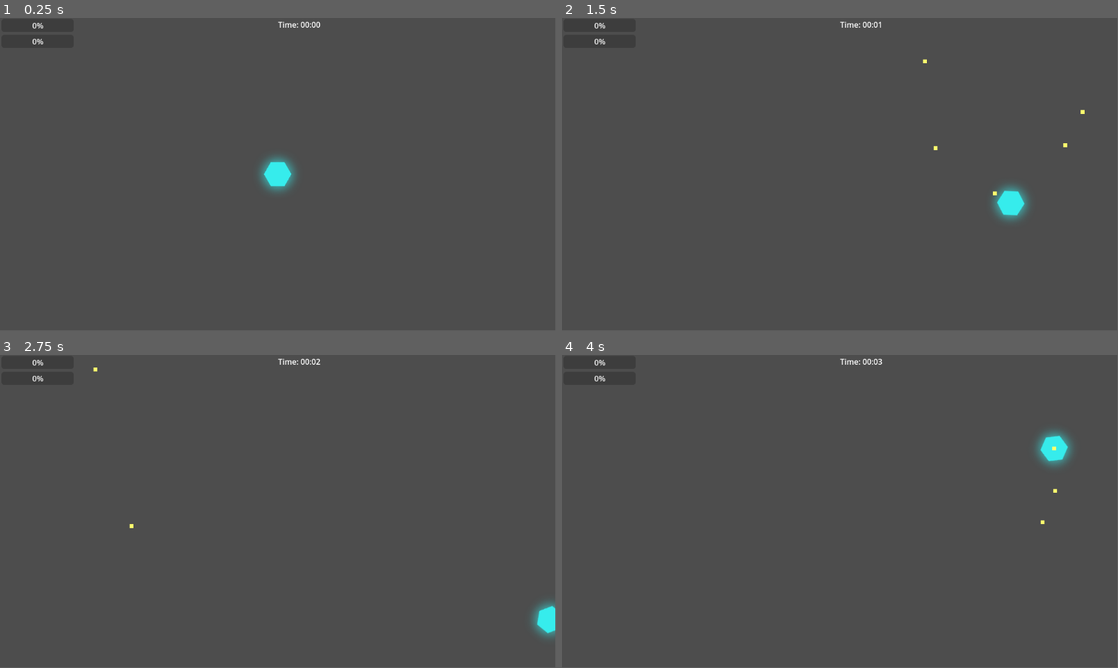
Above: before the commit, frames 1-4 (two rows, left to right).
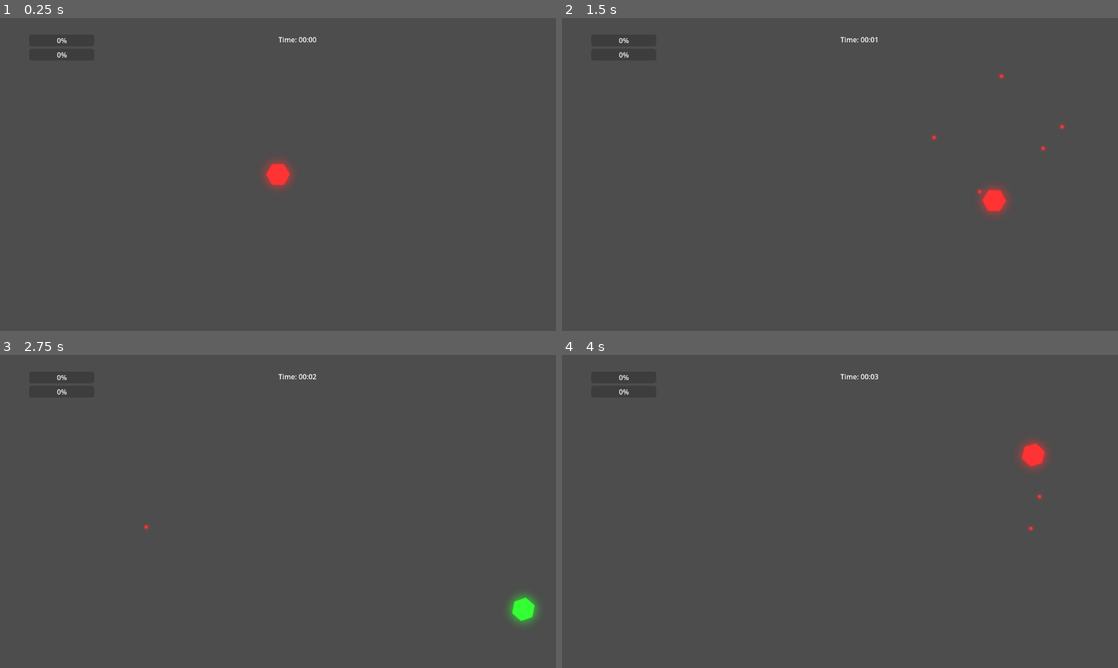
Above: after the commit, the same moments.

Repository: E3-Hub/major-jam-7
Game: Godot game, scene res://scenes/world/main.tscn
Two runs of this game, one before a commit and one after it. Both use one fixed random seed, a clock stepped at 60 frames per second and the inputs below.
Inputs (mouse positions are in pixels of both pictures, inside the frame that each line leads up to):
- Up to frame 1 (0.25 s): no input
- Up to frame 2 (1.5 s): tap Enter at 0.5 s; move the mouse to (962, 158) at 0.52 s; press the mouse at (962, 158) at 0.53 s; hold D (move_right) 0.53-1.28 s; tap Space (dash) at 0.6 s; move the mouse to (728, 190) at 1.27 s; release the mouse at (728, 190) at 1.28 s; hold S (move_down) from 1.28 s (still down); click (728, 190) at 1.35 s
- Up to frame 3 (2.75 s): tap Q (cycle_color_next, bound only after the commit) at 1.55, 2.1 s; move the mouse to (333, 442) at 2.02 s; release S (move_down) at 2.03 s; hold D (move_right) from 2.03 s (still down); tap E (cycle_color_prev, bound only after the commit) at 2.3 s
- Up to frame 4 (4 s): move the mouse to (812, 574) at 2.77 s; release D (move_right) at 2.78 s; hold W (move_up) 2.78-3.53 s; tap E (cycle_color_prev, bound only after the commit) at 2.85 s; tap Space (dash) at 3.05, 3.6 s; move the mouse to (1006, 558) at 3.52 s; press the mouse at (1006, 558) at 3.53 s; hold A (move_left) from 3.53 s (still down)
In our replay, the window is 799x449 before the commit and 800x450 after it. These sizes can differ from the game's own. Grey fills any space a smaller window leaves; there, only what the larger window draws over its background counts as a difference.

The runs differ from the first frame. In frame 1, 0.8% of the frame differs, in the area x 5-58%, y 1-56%; in frame 2, 1.2%; in frame 3, 1.1%; in frame 4, 1.2%, in the area x 5-92%, y 1-57%.

Commit message:
success color system

Diff:
--- /dev/null
+++ b/assets/shaders/color_change.gdshader
@@ -0,0 +1,12 @@
+shader_type canvas_item;
+
+uniform vec4 target_color : source_color = vec4(1.0, 1.0, 1.0, 1.0);
+uniform float color_intensity : hint_range(0.0, 2.0) = 1.0;
+
+void fragment() {
+    vec4 tex_color = texture(TEXTURE, UV);
+
+    // Replace all pixels with target color, keeping original alpha
+    COLOR.rgb = target_color.rgb * color_intensity;
+    COLOR.a = tex_color.a;
+}
--- a/project.godot
+++ b/project.godot
@@ -22,6 +22,11 @@
 [debug]
 
 gdscript/warnings/unused_parameter=0
+
+[display]
+
+window/size/viewport_width=1280
+window/size/viewport_height=720
 
 [input]
 
@@ -55,6 +60,16 @@
 "events": [null, Object(InputEventKey,"resource_local_to_scene":false,"resource_name":"","device":0,"window_id":0,"alt_ …(195 unchanged characters)…
 ]
 }
+cycle_color_next={
+"deadzone": 0.2,
+"events": [Object(InputEventKey,"resource_local_to_scene":false,"resource_name":"","device":-1,"window_id":0,"alt_pressed":false,"shift_pressed":false,"ctrl_pressed":false,"meta_pressed":false,"pressed":false,"keycode":0,"physical_keycode":81,"key_label":0,"unicode":113,"location":0,"echo":false,"script":null)
+]
+}
+cycle_color_prev={
+"deadzone": 0.2,
+"events": [Object(InputEventKey,"resource_local_to_scene":false,"resource_name":"","device":-1,"window_id":0,"alt_pressed":false,"shift_pressed":false,"ctrl_pressed":false,"meta_pressed":false,"pressed":false,"keycode":0,"physical_keycode":69,"key_label":0,"unicode":101,"location":0,"echo":false,"script":null)
+]
+}
 
 [layer_names]
 
--- /dev/null
+++ b/scenes/enemies/base_enemy.tscn
@@ -0,0 +1,24 @@
+[gd_scene load_steps=5 format=3 uid="uid://qpyt28bmnfkj"]
+
+[ext_resource type="Script" uid="uid://rff1ko82ysgi" path="res://scripts/enemies/base_enemy.gd" id="1_r5xb8"]
+[ext_resource type="Shader" uid="uid://ct66c7vhhyphg" path="res://assets/shaders/color_change.gdshader" id="2_lkvl6"]
+[ext_resource type="Script" uid="uid://cli6kjrioa6kv" path="res://scripts/systems/health_system.gd" id="3_n763p"]
+
+[sub_resource type="ShaderMaterial" id="ShaderMaterial_ylyo2"]
+resource_local_to_scene = true
+shader = ExtResource("2_lkvl6")
+shader_parameter/target_color = Color(1, 1, 1, 1)
+shader_parameter/color_intensity = 1.0
+
+[node name="BaseEnemy" type="CharacterBody2D"]
+script = ExtResource("1_r5xb8")
+metadata/_custom_type_script = "uid://rff1ko82ysgi"
+
+[node name="CollisionShape2D" type="CollisionShape2D" parent="."]
+
+[node name="Sprite2D" type="Sprite2D" parent="."]
+material = SubResource("ShaderMaterial_ylyo2")
+
+[node name="HealthSystem" type="Node" parent="."]
+script = ExtResource("3_n763p")
+metadata/_custom_type_script = "uid://cli6kjrioa6kv"
--- a/scenes/enemies/enemy_bullet.tscn
+++ b/scenes/enemies/enemy_bullet.tscn
@@ -1,20 +1,17 @@
-[gd_scene load_steps=3 format=3 uid="uid://cgxuk2rbjvolx"]
+[gd_scene load_steps=4 format=3 uid="uid://cgxuk2rbjvolx"]
 
-[ext_resource type="Script" uid="uid://b5uec580bp6dc" path="res://scripts/systems/bullet.gd" id="1_uhr6c"]
+[ext_resource type="Script" uid="uid://du3eqfbo6teov" path="res://scripts/enemies/enemy_bullet.gd" id="1_8gdk0"]
+[ext_resource type="Texture2D" uid="uid://b4pkoogiktogv" path="res://assets/enemies/enemy_bullet.png" id="2_8gdk0"]
 
-[sub_resource type="RectangleShape2D" id="RectangleShape2D_8gdk0"]
-size = Vector2(8, 8)
+[sub_resource type="CircleShape2D" id="CircleShape2D_w0ds1"]
+radius = 4.0
 
 [node name="EnemyBullet" type="Area2D"]
-script = ExtResource("1_uhr6c")
-is_player_bullet = false
+script = ExtResource("1_8gdk0")
 
 [node name="CollisionShape2D" type="CollisionShape2D" parent="."]
-shape = SubResource("RectangleShape2D_8gdk0")
+shape = SubResource("CircleShape2D_w0ds1")
 
-[node name="ColorRect" type="ColorRect" parent="."]
-offset_left = -4.0
-offset_top = -4.0
-offset_right = 4.0
-offset_bottom = 4.0
-color = Color(0.999995, 0.382383, 0.40297, 1)
+[node name="Sprite2D" type="Sprite2D" parent="."]
+scale = Vector2(0.5625, 0.5625)
+texture = ExtResource("2_8gdk0")
--- a/scenes/enemies/shooting_enemy.tscn
+++ b/scenes/enemies/shooting_enemy.tscn
@@ -1,25 +1,35 @@
-[gd_scene load_steps=6 format=3 uid="uid://78kvgyiyo5ih"]
+[gd_scene load_steps=8 format=3 uid="uid://d2romlyepgwxu"]
 
-[ext_resource type="Script" uid="uid://2qsqciy00tk0" path="res://scripts/systems/health_system.gd" id="1_5ipbc"]
-[ext_resource type="Script" uid="uid://cv3qoqqa75lau" path="res://scripts/enemies/shooting_enemy.gd" id="1_l333l"]
+[ext_resource type="PackedScene" uid="uid://qpyt28bmnfkj" path="res://scenes/enemies/base_enemy.tscn" id="1_5ipbc"]
+[ext_resource type="Script" uid="uid://fn25wmrgbm2v" path="res://scripts/enemies/shooting_enemy.gd" id="1_l333l"]
 [ext_resource type="PackedScene" uid="uid://cgxuk2rbjvolx" path="res://scenes/enemies/enemy_bullet.tscn" id="2_qgynv"]
+[ext_resource type="Shader" uid="uid://ct66c7vhhyphg" path="res://assets/shaders/color_change.gdshader" id="4_bghml"]
 [ext_resource type="Texture2D" uid="uid://cii7dqbxbrkds" path="res://assets/enemies/shooting_enemy.png" id="4_lq5po"]
 
-[sub_resource type="CircleShape2D" id="CircleShape2D_lq5po"]
-radius = 17.0
+[sub_resource type="CircleShape2D" id="CircleShape2D_l333l"]
+radius = 17.0294
 
-[node name="ShootingEnemy" type="CharacterBody2D"]
+[sub_resource type="ShaderMaterial" id="ShaderMaterial_bghml"]
+resource_local_to_scene = true
+shader = ExtResource("4_bghml")
+shader_parameter/target_color = Color(1, 1, 1, 1)
+shader_parameter/color_intensity = 1.0
+
+[node name="ShootingEnemy" instance=ExtResource("1_5ipbc")]
 script = ExtResource("1_l333l")
+shoot_range = 300.0
+shoot_cooldown = 2.0
+stop_distance = 150.0
 bullet_scene = ExtResource("2_qgynv")
 
-[node name="CollisionShape2D" type="CollisionShape2D" parent="."]
-shape = SubResource("CircleShape2D_lq5po")
+[node name="CollisionShape2D" parent="." index="0"]
+shape = SubResource("CircleShape2D_l333l")
 
-[node name="HealthSystem" type="Node" parent="."]
-script = ExtResource("1_5ipbc")
-metadata/_custom_type_script = "uid://cli6kjrioa6kv"
+[node name="Sprite2D" parent="." index="1"]
+material = SubResource("ShaderMaterial_bghml")
+texture = ExtResource("4_lq5po")
 
-[node name="ShootTimer" type="Timer" parent="."]
+[node name="HealthSystem" parent="." index="2"]
+max_health = 50
 
-[node name="Sprite2D" type="Sprite2D" parent="."]
-texture = ExtResource("4_lq5po")
+[node name="ShootTimer" type="Timer" parent="." index="3"]
--- a/scenes/player/player.tscn
+++ b/scenes/player/player.tscn
@@ -1,10 +1,16 @@
-[gd_scene load_steps=7 format=3 uid="uid://btwd2fqncuir3"]
+[gd_scene load_steps=9 format=3 uid="uid://btwd2fqncuir3"]
 
 [ext_resource type="Script" uid="uid://cli6kjrioa6kv" path="res://scripts/systems/health_system.gd" id="1_8afob"]
 [ext_resource type="Script" uid="uid://cnq7fdbs1ek4g" path="res://scripts/player/player.gd" id="1_gmlin"]
 [ext_resource type="Script" uid="uid://c3tlime6b2vap" path="res://scripts/systems/experience_system.gd" id="2_dovo2"]
 [ext_resource type="PackedScene" uid="uid://s0kxug1tajl2" path="res://scenes/player/player_bullet.tscn" id="2_lvxji"]
+[ext_resource type="Shader" uid="uid://ct66c7vhhyphg" path="res://assets/shaders/color_change.gdshader" id="3_75vfm"]
 [ext_resource type="Texture2D" uid="uid://dpu802deiywy" path="res://assets/player/player.png" id="3_p47bc"]
+
+[sub_resource type="ShaderMaterial" id="ShaderMaterial_0owmy"]
+shader = ExtResource("3_75vfm")
+shader_parameter/target_color = Color(1, 1, 1, 1)
+shader_parameter/color_intensity = 1.0
 
 [sub_resource type="CircleShape2D" id="CircleShape2D_75vfm"]
 radius = 24.0
@@ -16,6 +22,7 @@
 [node name="ShootTimer" type="Timer" parent="."]
 
 [node name="Sprite2D" type="Sprite2D" parent="."]
+material = SubResource("ShaderMaterial_0owmy")
 texture = ExtResource("3_p47bc")
 
 [node name="CollisionShape2D" type="CollisionShape2D" parent="."]
--- a/scenes/player/player_bullet.tscn
+++ b/scenes/player/player_bullet.tscn
@@ -1,19 +1,25 @@
-[gd_scene load_steps=3 format=3 uid="uid://s0kxug1tajl2"]
+[gd_scene load_steps=6 format=3 uid="uid://s0kxug1tajl2"]
 
-[ext_resource type="Script" uid="uid://b8a00vfcbc8fn" path="res://scripts/systems/bullet.gd" id="1_boyw4"]
+[ext_resource type="Script" uid="uid://thhmcdhiy441" path="res://scripts/player/player_bullet.gd" id="1_fgkn0"]
+[ext_resource type="Shader" uid="uid://ct66c7vhhyphg" path="res://assets/shaders/color_change.gdshader" id="2_fgkn0"]
+[ext_resource type="Texture2D" uid="uid://kssbx2cikxd7" path="res://assets/player/player_bullet.png" id="3_gswxk"]
 
-[sub_resource type="RectangleShape2D" id="RectangleShape2D_h1aey"]
-size = Vector2(8, 8)
+[sub_resource type="ShaderMaterial" id="ShaderMaterial_tyir5"]
+resource_local_to_scene = true
+shader = ExtResource("2_fgkn0")
+shader_parameter/target_color = Color(1, 1, 1, 1)
+shader_parameter/color_intensity = 1.0
+
+[sub_resource type="CircleShape2D" id="CircleShape2D_altju"]
+radius = 7.0
 
 [node name="PlayerBullet" type="Area2D"]
-script = ExtResource("1_boyw4")
+script = ExtResource("1_fgkn0")
+
+[node name="Sprite2D" type="Sprite2D" parent="."]
+material = SubResource("ShaderMaterial_tyir5")
+scale = Vector2(0.5, 0.5)
+texture = ExtResource("3_gswxk")
 
 [node name="CollisionShape2D" type="CollisionShape2D" parent="."]
-shape = SubResource("RectangleShape2D_h1aey")
-
-[node name="ColorRect" type="ColorRect" parent="."]
-offset_left = -4.0
-offset_top = -4.0
-offset_right = 4.0
-offset_bottom = 4.0
-color = Color(1, 1, 0.431373, 1)
+shape = SubResource("CircleShape2D_altju")
--- a/scenes/world/main.tscn
+++ b/scenes/world/main.tscn
@@ -32,3 +32,5 @@
 enemy_scenes = Array[PackedScene]([ExtResource("5_7tdlr")])
 
 [node name="SpawnTimer" type="Timer" parent="EnemySpawner"]
+
+[node name="SpawnWaveTimer" type="Timer" parent="EnemySpawner"]
--- a/scripts/enemies/base_enemy.gd
+++ b/scripts/enemies/base_enemy.gd
@@ -6,9 +6,11 @@
 @export var bullet_scene: PackedScene
 
 @onready var health_system: HealthSystem = $HealthSystem
+@onready var sprite: Sprite2D = $Sprite2D
 
 var player: Player
 var exp_orb_scene: PackedScene
+var enemy_color: int
 
 signal enemy_died(enemy: BaseEnemy)
 
@@ -29,6 +31,11 @@
 	# Try to load exp orb scene
 	if ResourceLoader.exists("res://scenes/world/exp_orb.tscn"):
 		exp_orb_scene = load("res://scenes/world/exp_orb.tscn")
+
+func setup(color_type: int, p_position: Vector2):
+	enemy_color = color_type
+	sprite.material.set_shader_parameter("target_color", EnemyColorType.get_color(enemy_color))
+	global_position = p_position
 
 func _physics_process(delta):
 	if player and health_system.is_alive():
--- /dev/null
+++ b/scripts/enemies/enemy_bullet.gd
@@ -0,0 +1,46 @@
+extends Area2D
+class_name EnemyBullet
+
+@export var speed: float = 300.0
+@export var damage: int = 10
+@export var lifetime: float = 5.0
+
+var direction: Vector2
+var velocity: Vector2
+
+func _ready():
+	collision_layer = 8 # Enemy bullets layer
+	collision_mask = 1 # Player layer
+
+	damage = int(damage * (1 + GameModifiers.enemy_damage_modifier))
+	speed *= (1 + GameModifiers.bullet_speed_modifier)
+	if GameModifiers.bullet_chaos_mode:
+		speed *= randf_range(0.5, 1.5)
+
+	# Connect collision signal
+	body_entered.connect(_on_body_entered)
+
+	# Auto-destroy after lifetime
+	var timer = Timer.new()
+	timer.wait_time = lifetime
+	timer.one_shot = true
+	timer.timeout.connect(_on_lifetime_expired)
+	add_child(timer)
+	timer.start()
+
+func _physics_process(delta):
+	# Move the bullet
+	global_position += velocity * delta
+
+func setup(start_position: Vector2, target_direction: Vector2):
+	global_position = start_position
+	direction = target_direction.normalized()
+	velocity = direction * speed
+
+func _on_body_entered(body):
+	if body.has_method("take_damage"):
+		body.take_damage(damage)
+	queue_free()
+
+func _on_lifetime_expired():
+	queue_free()
--- /dev/null
+++ b/scripts/enemies/enemy_color_type.gd
@@ -0,0 +1,16 @@
+class_name EnemyColorType
+enum {
+    RED,
+    GREEN,
+    BLUE,
+}
+
+static func get_color(color: int) -> Color:
+    match color:
+        RED:
+            return Color(1.0, 0.2, 0.2)
+        GREEN:
+            return Color(0.2, 1.0, 0.2)
+        BLUE:
+            return Color(0.2, 0.2, 1.0)
+    return Color(1.0, 1.0, 1.0)
--- a/scripts/enemies/shooting_enemy.gd
+++ b/scripts/enemies/shooting_enemy.gd
@@ -38,7 +38,7 @@
 func shoot_at_player():
 	var direction = (player.global_position - global_position).normalized()
 
-	var bullet: Bullet = bullet_scene.instantiate()
+	var bullet: EnemyBullet = bullet_scene.instantiate()
 	get_tree().current_scene.add_child(bullet)
 
 	bullet.setup(global_position, direction)
--- a/scripts/player/player.gd
+++ b/scripts/player/player.gd
@@ -4,7 +4,7 @@
 @export var speed: float = 300.0
 @export var dash_speed: float = 900
 @export var is_dashing: bool = false
-@export var dash_duration: float = 0.2  # seconds
+@export var dash_duration: float = 0.2 # seconds
 @export var dash_timer: float = 0.0
 @export var dash_cooldown: float = 1.0
 @export var dash_cooldown_timer: float = 0.0
@@ -12,10 +12,16 @@
 @export var bullet_scene: PackedScene
 @export var base_shoot_cooldown: float = 0.2
 
+@export var player_red_sprite: Texture2D
+@export var player_green_sprite: Texture2D
+@export var player_blue_sprite: Texture2D
+
 @onready var health_system: HealthSystem = $HealthSystem
 @onready var experience_system: ExperienceSystem = $ExperienceSystem
 @onready var shoot_timer: Timer = $ShootTimer
+@onready var sprite: Sprite2D = $Sprite2D
 
+var current_color: int = EnemyColorType.RED
 var can_shoot: bool = true
 
 signal player_died
@@ -34,11 +40,14 @@
 	shoot_timer.one_shot = true
 	shoot_timer.timeout.connect(_on_shoot_timer_timeout)
 
+	sprite.material.set_shader_parameter("target_color", EnemyColorType.get_color(current_color))
+
 func _physics_process(delta):
 	handle_dash(delta)
 	handle_movement()
 	handle_rotation()
 	handle_shooting()
+	handle_color_cycling()
 
 func handle_movement():
 	var input_vector = get_input_direction()
@@ -79,7 +88,6 @@
 		dir.y += 1
 	return dir
 
-
 func handle_rotation():
 	var mouse_pos = get_global_mouse_position()
 	var direction_to_mouse = (mouse_pos - global_position).normalized()
@@ -93,10 +101,10 @@
 	var mouse_pos = get_global_mouse_position()
 	var direction = (mouse_pos - global_position).normalized()
 
-	var bullet: Bullet = bullet_scene.instantiate()
+	var bullet: PlayerBullet = bullet_scene.instantiate()
 	get_tree().current_scene.add_child(bullet)
 
-	bullet.setup(global_position, direction)
+	bullet.setup(global_position, direction, current_color)
 
 	can_shoot = false
 	shoot_timer.start()
@@ -116,3 +124,11 @@
 func _on_level_up(new_level: int):
 	print("Player leveled up to level ", new_level)
 	# Here you can add level up effects like increased stats
+
+func handle_color_cycling():
+	if Input.is_action_just_pressed("cycle_color_next"):
+		current_color = (current_color + 1) % 3
+		sprite.material.set_shader_parameter("target_color", EnemyColorType.get_color(current_color))
+	elif Input.is_action_just_pressed("cycle_color_prev"):
+		current_color = (current_color - 1 + 3) % 3
+		sprite.material.set_shader_parameter("target_color", EnemyColorType.get_color(current_color))
--- a/scripts/systems/bullet.gd
+++ b/scripts/player/player_bullet.gd
@@ -1,24 +1,21 @@
 extends Area2D
-class_name Bullet
+class_name PlayerBullet
 
 @export var speed: float = 500.0
 @export var damage: int = 10
 @export var lifetime: float = 5.0
-@export var is_player_bullet: bool = true
+
+@onready var sprite: Sprite2D = $Sprite2D
 
 var direction: Vector2
 var velocity: Vector2
+var bullet_color: int
 
 func _ready():
-	# Set up collision layers
-	if is_player_bullet:
-		collision_layer = 4 # Player bullets layer
-		collision_mask = 2 # Enemy layer
-	else:
-		collision_layer = 8 # Enemy bullets layer
-		collision_mask = 1 # Player layer
+	collision_layer = 4 # Player bullets layer
+	collision_mask = 2 # Enemy layer
 
-	damage = int(damage * (1 + (GameModifiers.enemy_damage_modifier if is_player_bullet else GameModifiers.player_damage_modifier)))
+	damage = int(damage * (1 + GameModifiers.player_damage_modifier))
 	speed *= (1 + GameModifiers.bullet_speed_modifier)
 	if GameModifiers.bullet_chaos_mode:
 		speed *= randf_range(0.5, 1.5)
@@ -38,16 +35,20 @@
 	# Move the bullet
 	global_position += velocity * delta
 
-func setup(start_position: Vector2, target_direction: Vector2):
+func setup(start_position: Vector2, target_direction: Vector2, color: int):
 	global_position = start_position
 	direction = target_direction.normalized()
 	velocity = direction * speed
+	bullet_color = color
+	sprite.material.set_shader_parameter("target_color", EnemyColorType.get_color(color))
 
 func _on_body_entered(body):
 	if body.has_method("take_damage"):
-		body.take_damage(damage)
+		var final_damage = damage
+		if bullet_color == body.enemy_color:
+			final_damage = int(damage * (1 + GameModifiers.match_color_damage_modifier))
+		body.take_damage(final_damage)
 	queue_free()
 
 func _on_lifetime_expired():
-	print("destroy bullet")
 	queue_free()
--- a/scripts/systems/enemy_spawner.gd
+++ b/scripts/systems/enemy_spawner.gd
@@ -2,14 +2,19 @@
 class_name EnemySpawner
 
 @export var enemy_scenes: Array[PackedScene] = []
-@export var base_spawn_interval: float = 3.0
-@export var spawn_distance: float = 600.0
+@export var spawn_interval: float = 3.0
+@export var spawn_wave_interval: float = 15.0
+@export var spawn_distance: float = 100.0
 
 @onready var spawn_timer: Timer = $SpawnTimer
+@onready var spawn_wave_timer: Timer = $SpawnWaveTimer
 
 var player: Player
 var current_level: int = 1
 var enemies_spawned: int = 0
+
+var current_spawn_side: int = 0
+var current_spawn_color: int = EnemyColorType.RED
 
 func _ready():
 	# Find player
@@ -17,9 +22,13 @@
 	player.experience_system.level_up.connect(_on_player_level_up)
 
 	# Setup spawn timer
-	spawn_timer.wait_time = base_spawn_interval
+	spawn_timer.wait_time = spawn_interval
 	spawn_timer.timeout.connect(_on_spawn_timer_timeout)
 	spawn_timer.start()
+
+	spawn_wave_timer.wait_time = spawn_wave_interval
+	spawn_wave_timer.timeout.connect(_on_spawn_wave_timeout)
+	spawn_wave_timer.start()
 
 func _on_spawn_timer_timeout():
 	spawn_enemy()
@@ -27,7 +36,11 @@
 	# Adjust spawn rate based on level
 	var level_multiplier = 1.0 - (current_level - 1) * 0.1
 	level_multiplier = max(level_multiplier, 0.3) # Don't go below 30% of base interval
-	spawn_timer.wait_time = base_spawn_interval * level_multiplier
+	spawn_timer.wait_time = spawn_interval * level_multiplier
+
+func _on_spawn_wave_timeout():
+	current_spawn_side = randi() % 4
+	current_spawn_color = randi() % 3
 
 func spawn_enemy():
 	if not player or enemy_scenes.is_empty():
@@ -35,11 +48,7 @@
 
 	# Choose random enemy type
 	var enemy_scene = enemy_scenes[randi() % enemy_scenes.size()]
-	var enemy = enemy_scene.instantiate()
-
-	# Get spawn position at screen edge
-	var spawn_pos = get_spawn_position()
-	enemy.global_position = spawn_pos
+	var enemy: BaseEnemy = enemy_scene.instantiate()
 
 	# Scale enemy stats based on level
 	scale_enemy_for_level(enemy)
@@ -51,19 +60,17 @@
 	get_tree().current_scene.add_child(enemy)
 	enemies_spawned += 1
 
+	# Get spawn position at screen edge
+	var spawn_pos = get_spawn_position()
+	enemy.setup(current_spawn_color, spawn_pos)
+
 func get_spawn_position() -> Vector2:
-	if not player:
-		return Vector2.ZERO
-
 	# Get screen size
 	var viewport = get_viewport()
 	var screen_size = viewport.get_visible_rect().size
-
-	# Choose random edge (0=top, 1=right, 2=bottom, 3=left)
-	var edge = randi() % 4
 	var spawn_pos = Vector2.ZERO
 
-	match edge:
+	match current_spawn_side:
 		0: # Top
 			spawn_pos = Vector2(randf_range(0, screen_size.x), -spawn_distance)
 		1: # Right
--- a/scripts/systems/game_modifiers.gd
+++ b/scripts/systems/game_modifiers.gd
@@ -5,6 +5,7 @@
 
 # Damage modifiers
 var player_damage_modifier: float = 0.0
+var match_color_damage_modifier: float = 1.0
 var enemy_damage_modifier: float = 0.0
 
 # Speed modifiers
Binary file added: assets/enemies/enemy_bullet.png
Not shown, added: assets/enemies/enemy_bullet.png.import
Binary file changed: assets/enemies/shooting_enemy.png
Binary file changed: assets/player/player.png
Binary file added: assets/player/player_bullet.png
Not shown, added: assets/player/player_bullet.png.import
Not shown: 1 places in scenes/world/exp_orb.tscn that only renumber resources
Not shown: 1 places in scenes/world/main.tscn that only renumber resources
